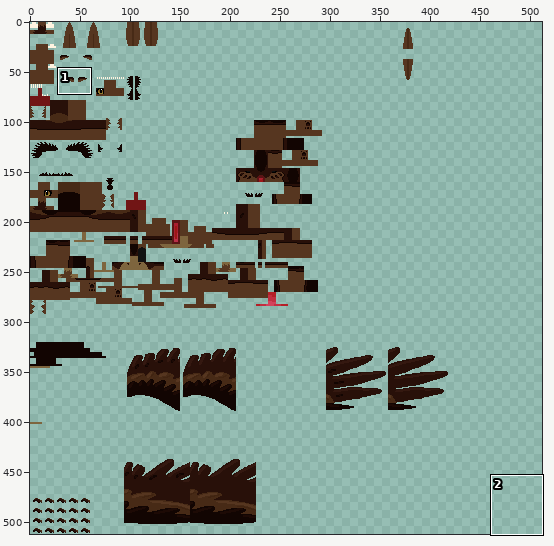
File history of a sprite sheet, src/test/resources/Monimo01_adult.png. The picture above shows the old version from afar; the outline marks the close-up.
Close-up. Before the commit:
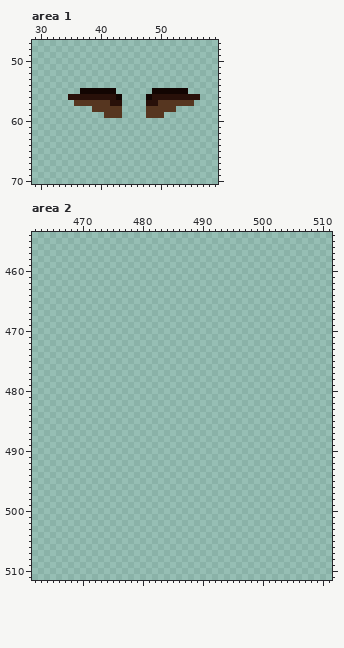
The file is 512x512 pixels. Pixels under 10% opacity are left out. Colours within 5 levels of each other are drawn and written as one. Shown: area 1: x 29..59, y 47..70; area 2: x 462..511, y 454..511. The commit also changed other parts of the picture, which this record leaves out.
Once edited:
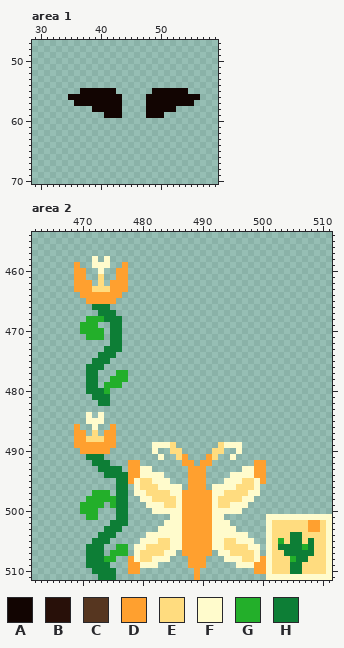
Palette (. is transparent): A #120502  B #281009  C #563620  D #ffa02f  E #ffdc7f  F #fffbcc  G #23af2a  H #0d7e36
What changed:
Area 1:
y 56: x 35..42 BBBBBBBB -> AAAAAAAA; x 49..56 BBBBBBBB -> AAAAAAAA
y 57: x 36..43 CCCCCCBB -> AAAAAAAA; x 48..55 BBCCCCCC -> AAAAAAAA
y 58: x 39..43 CCCCC -> AAAAA; x 48..52 CCCCC -> AAAAA
y 59: x 41..43 CCC -> AAA; x 48..50 CCC -> AAA
Area 2:
y 458: x 472 . -> F; x 474 . -> F
y 459: x 469 . -> D; x 472..474 ... -> FFF; x 477 . -> D
y 460: x 469..470 .. -> DD; x 473 . -> F; x 476..477 .. -> DD
y 461: x 469..470 .. -> DD; x 473 . -> E; x 476..477 .. -> DD
y 462: x 469..471 ... -> DDD; x 473 . -> E; x 475..477 ... -> DDD
y 463: x 469..477 ......... -> DDDEEEDDD
y 464: x 470..476 ....... -> DDDDDDD
y 465: x 471..475 ..... -> DDDDD
y 466: x 472..474 ... -> HHH
y 467: x 473..475 ... -> HHH
y 468: x 471..476 ...... -> GGGHHH
y 469: x 470..472 ... -> GGG; x 475..476 .. -> HH
y 470: x 470..473 .... -> GGGG; x 475..476 .. -> HH
y 471: x 471..473 ... -> GGG; x 475..476 .. -> HH
y 472: x 475..476 .. -> HH
y 473: x 474..476 ... -> HHH
y 474: x 473..475 ... -> HHH
y 475: x 472..474 ... -> HHH
y 476: x 471..473 ... -> HHH
y 477: x 471..472 .. -> HH; x 476..477 .. -> GG
y 478: x 471..472 .. -> HH; x 475..477 ... -> GGG
y 479: x 471..472 .. -> HH; x 474..476 ... -> GGG
y 480: x 471..474 .... -> HHHG
y 481: x 472..474 ... -> HHH
y 482: x 473..474 .. -> HH
y 484: x 471 . -> F; x 473 . -> F
y 485: x 471..473 ... -> FFF
y 486: x 469 . -> D; x 472 . -> F; x 475 . -> D
y 487: x 469..470 .. -> DD; x 472 . -> E; x 474..475 .. -> DD
y 488: x 469..475 ....... -> DDEEEDD
y 489: x 469..475 ....... -> DDDDDDD; x 482..485 .... -> FFFE; x 493..496 .... -> EFFF
y 490: x 470..474 ..... -> DDDDD; x 482 . -> F; x 485..486 .. -> EE; x 492..493 .. -> EE; x 496 . -> F
y 491: x 471..473 ... -> HHH; x 483 . -> F; x 486..487 .. -> ED; x 491..492 .. -> DE; x 495 . -> F
y 492: x 472..474 ... -> HHH; x 478..479 .. -> DD; x 487..488 .. -> DD; x 490..491 .. -> DD; x 499..500 .. -> DD
y 493: x 473..476 .... -> HHHH; x 478..481 .... -> DDFF; x 488..490 ... -> DDD; x 497..500 .... -> FFDD
y 494: x 474..483 .......... -> HHHHDDFFFF; x 488..490 ... -> DDD; x 495..500 ...... -> FFFFDD
y 495: x 476..484 ......... -> HHDFEEFFF; x 488..490 ... -> DDD; x 494..500 ....... -> FFFEEFD
y 496: x 476..477 .. -> HH; x 479..486 ........ -> FEEEFFFF; x 488..490 ... -> DDD; x 492..499 ........ -> FFFFEEEF
y 497: x 472..474 ... -> GGG; x 476..477 .. -> HH; x 479..499 ..................... -> FFEEEEFFDDDDDFFEEEEFF
y 498: x 471..477 ....... -> GGGGGHH; x 480..498 ................... -> FFEEEEFDDDDDFEEEEFF
y 499: x 470..473 .... -> GGGG; x 475..477 ... -> GHH; x 481..497 ................. -> FFFEEFDDDDDFEEFFF
y 500: x 470..472 ... -> GGG; x 476..477 .. -> HH; x 482..496 ............... -> FFFFFDDDDDFFFFF
y 501: x 471..472 .. -> GG; x 476..477 .. -> HH; x 485..493 ......... -> FFDDDDDFF; x 501..511 ........... -> FFFFFFFFFFF
y 502: x 475..477 ... -> HHH; x 484..494 ........... -> FFFDDDDDFFF; x 501..511 ........... -> FEEEEEEDDEF
y 503: x 474..476 ... -> HHH; x 483..495 ............. -> FFFFDDDDDFFFF; x 501..511 ........... -> FEEEEEEDDEF
y 504: x 473..475 ... -> HHH; x 481..497 ................. -> FFFFFFDDDDDFFFFFF; x 501..511 ........... -> FEEEHHEEEEF
y 505: x 472..474 ... -> HHH; x 480..498 ................... -> FFFEEFFDDDDDFFEEFFF; x 501..511 ........... -> FEGEHHEHEEF
y 506: x 471..473 ... -> HHH; x 476..477 .. -> GG; x 479..499 ..................... -> FFEEEEFFDDDDDFFEEEEFF; x 501..511 ........... -> FEHHHHGHEEF
y 507: x 471..473 ... -> HHH; x 475..477 ... -> GGG; x 479..485 ....... -> FEEEEFF; x 487..491 ..... -> DDDDD; x 493..499 ....... -> FFEEEEF; x 501..511 ........... -> FEEHHHHHEEF
y 508: x 471..475 ..... -> HHHGG; x 478..484 ....... -> DFEEFFF; x 488..490 ... -> DDD; x 494..511 .................. -> FFFEEFDFEEEGHHEEEF
y 509: x 471..474 .... -> HHHH; x 478..482 ..... -> DDFFF; x 488..490 ... -> DDD; x 496..511 ................ -> FFFDDFEEEHHEEEEF
y 510: x 472..475 .... -> HHHH; x 478..479 .. -> DD; x 489 . -> D; x 499..511 ............. -> DDFEEEHHEEEEF
y 511: x 473..475 ... -> HHH; x 489 . -> D; x 501..511 ........... -> FFFFFFFFFFF
